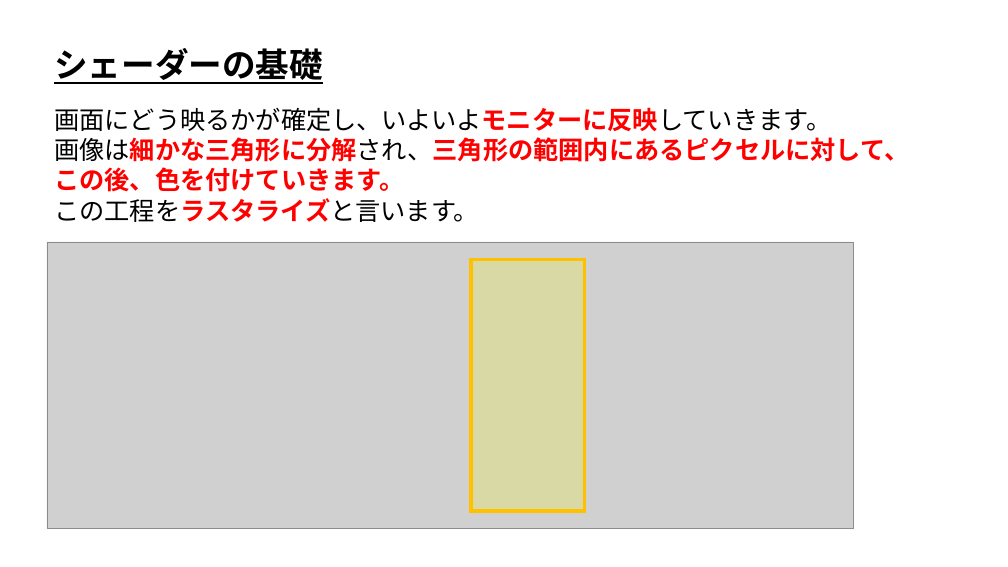
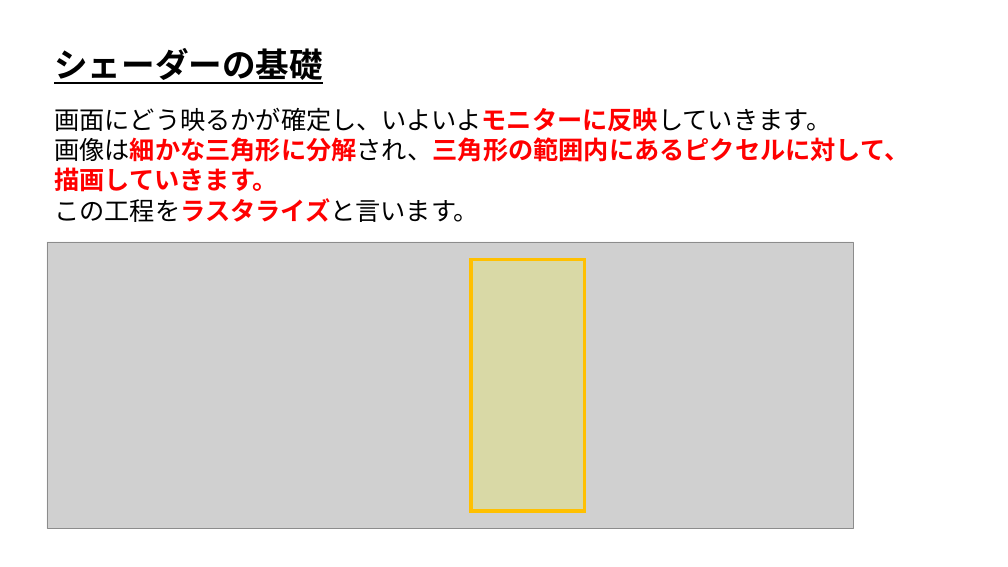
Before and after one commit to ArakiYusuke-Ohara/Textbook, a slide deck: slide 7 of ゲーム科2年/01_後期/ゲームプログラミング応用Ⅰ/00_シェーダーの基礎.pptx. Drawn at 1008x567 pixels with LibreOffice and Linux fonts; fonts in the diff are those of the drawing; grey boxes stand for pictures. Boxes give left, top, right and bottom in pixels: in the first picture for what was removed or moved away, otherwise in the second. Text is boxed around its words. In the diff, an @@ line names an element or a change of style, - is before the commit and + after.

Commit message:
スライド微修正

```diff
--- a/ゲーム科2年/01_後期/ゲームプログラミング応用Ⅰ/00_シェーダーの基礎.pptx
+++ b/ゲーム科2年/01_後期/ゲームプログラミング応用Ⅰ/00_シェーダーの基礎.pptx
@@ text at (54,167,278,192): text changed @@
-この後、色を付けていきます。
+描画していきます。
```
